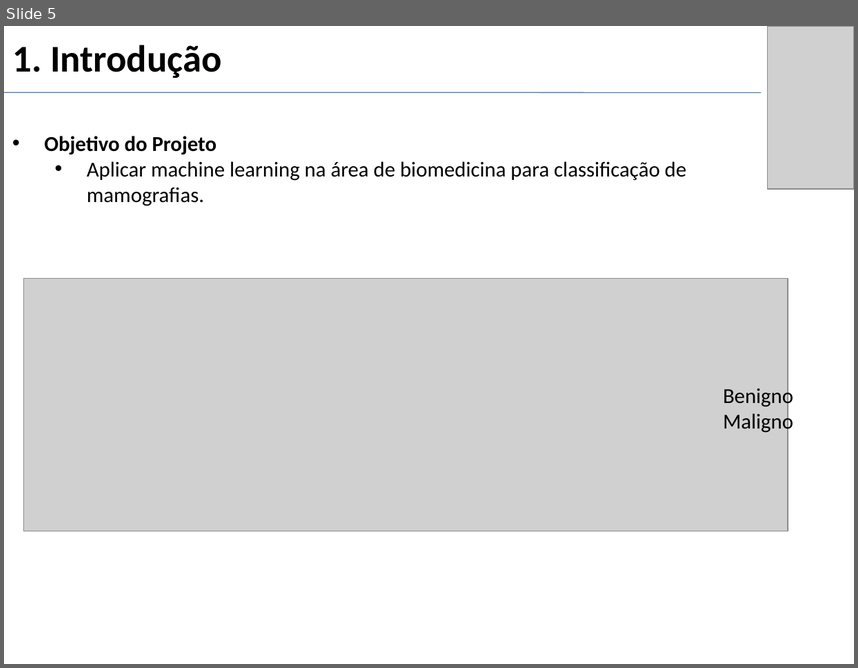
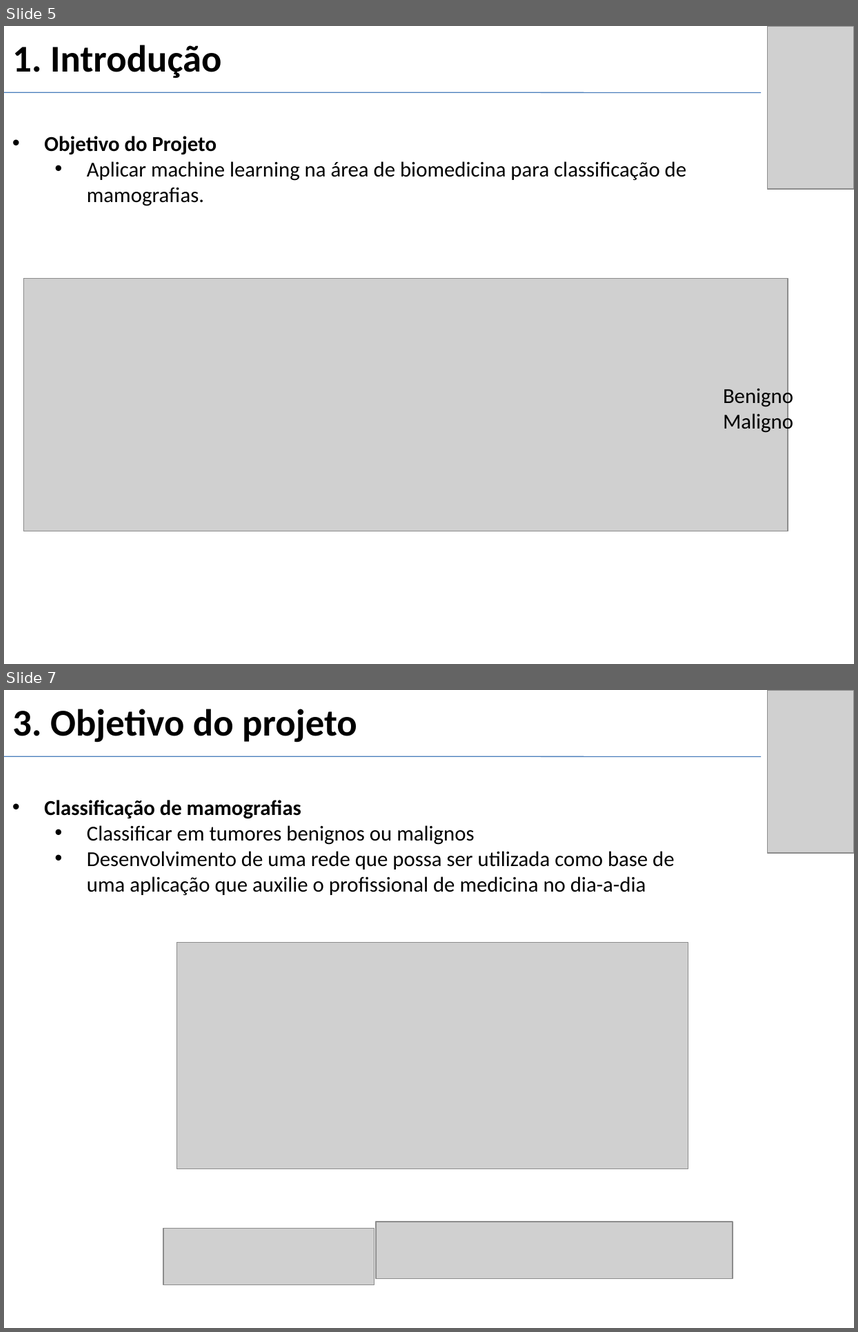
Before and after one commit to gui2524/TCC-BreastCancerNN, a slide deck: Projeto 2/docs/Slides_defesa.pptx. Shown one above the other, each under a label of ours: slide 5 before the commit, slides 5 and 7 after it; the slides between them are not shown. The pictures are 858x668 and 858x1332 pixels, drawn with LibreOffice and Linux fonts; fonts in the diff are those of the drawing; grey boxes stand for pictures. Boxes give left, top, right and bottom in pixels: in the first picture for what was removed or moved away, otherwise in the second. Text is boxed around its words. In the diff, an @@ line names an element or a change of style, - is before the commit and + after.

```diff
--- a/Projeto 2/docs/Slides_defesa.pptx
+++ b/Projeto 2/docs/Slides_defesa.pptx
@@ slide 7 added at <box>4,690,854,1328</box>, background #FFFFFF @@
@@ title added at <box>12,709,357,742</box>, 32 pt, text #000000, bold @@
+3. Objetivo do projeto
@@ picture added at <box>767,690,854,854</box> @@
@@ line added from (4, 756) to (762, 756), #4B7EBC 0.75 pt @@
@@ text added at <box>44,800,674,895</box>, 18 pt, text #000000 @@
+• Classificação de mamografias
+  • Classificar em tumores benignos ou malignos
+  • Desenvolvimento de uma rede que possa ser utilizada como base de uma aplicação que auxilie o profissional de medicina no dia-a-dia
@@ picture added at <box>176,943,688,1169</box> @@
@@ picture added at <box>375,1221,733,1279</box> @@
@@ picture added at <box>163,1228,374,1285</box> @@
```
Also in this commit, not shown: 2 slides changed, 2 other slides added, 1 other file.
